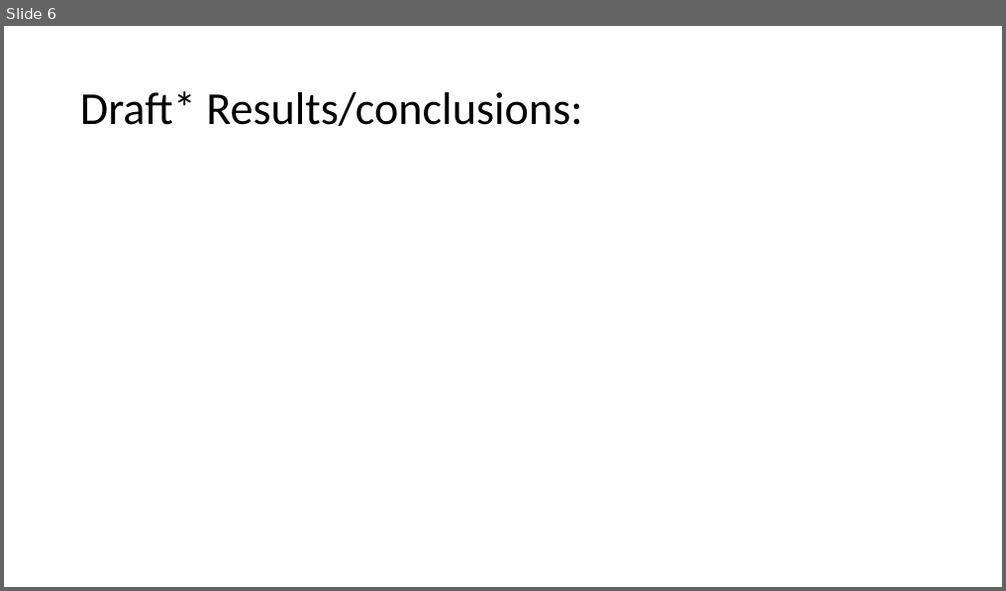
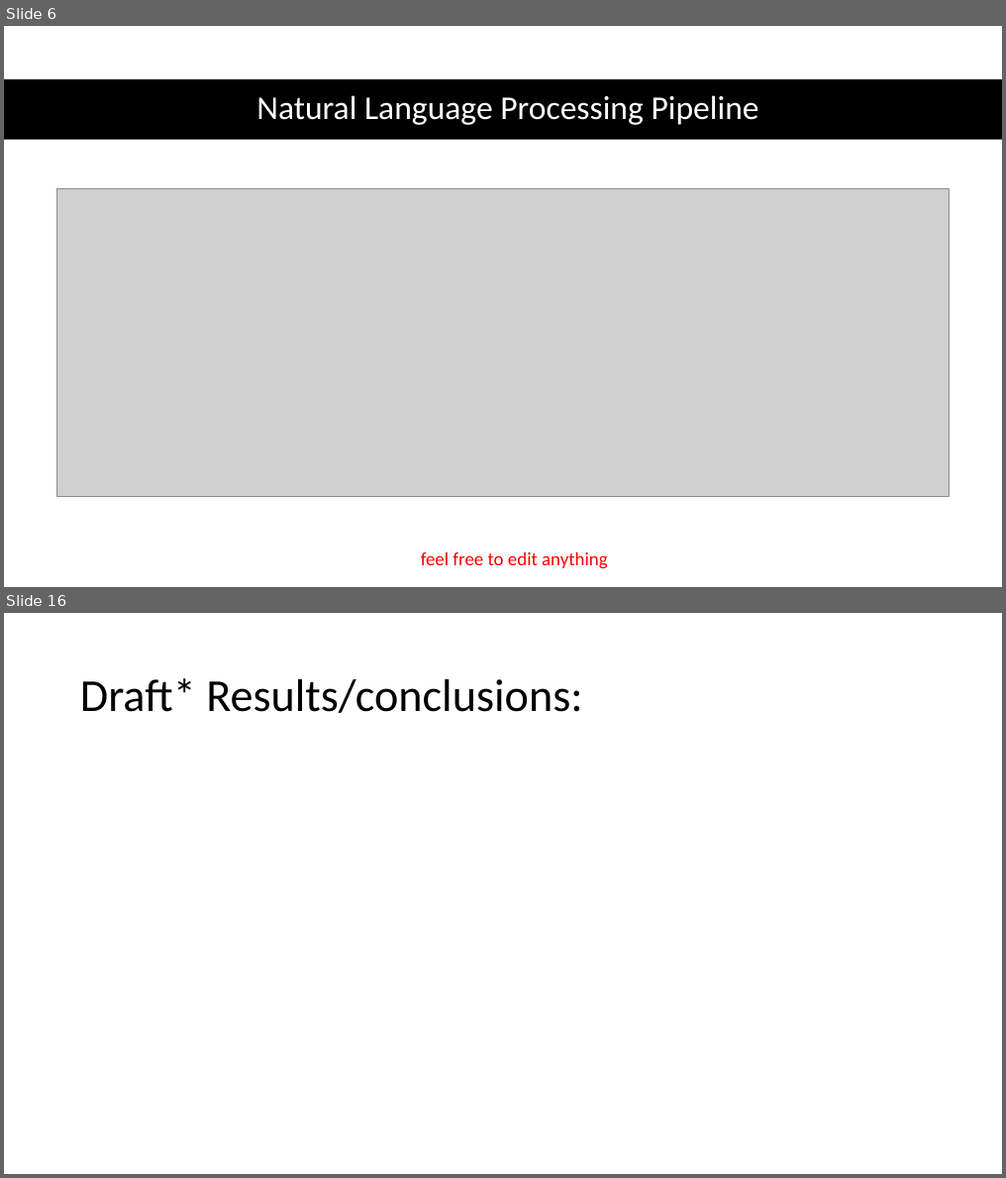
Before and after one commit to christiebarron/aiTextDetector, a slide deck: projectPlanning/project1Presentation.pptx. Shown one above the other, each under a label of ours: slide 6 before the commit, slides 6 and 16 after it; the slides between them are not shown. The pictures are 1006x591 and 1006x1178 pixels, drawn with LibreOffice and Linux fonts; fonts in the diff are those of the drawing; grey boxes stand for pictures. Boxes give left, top, right and bottom in pixels: in the first picture for what was removed or moved away, otherwise in the second. Text is boxed around its words. In the diff, an @@ line names an element or a change of style, - is before the commit and + after.

```diff
--- a/projectPlanning/project1Presentation.pptx
+++ b/projectPlanning/project1Presentation.pptx
@@ slide 6 added at (x1=4, y1=26, x2=1002, y2=587), background #FFFFFF @@
@@ rectangle added at (x1=4, y1=79, x2=1002, y2=140), fill #000000 @@
@@ title added at (x1=256, y1=95, x2=759, y2=125), 32 pt, text #FFFFFF @@
+Natural Language Processing Pipeline
@@ picture added at (x1=56, y1=189, x2=949, y2=497) @@
@@ text added at (x1=421, y1=553, x2=608, y2=570), 18 pt, text #FF0000 @@
+feel free to edit anything
@@ what was slide 6 is now slide 16 @@
```
Also in this commit, not shown: 4 slides changed, 10 other slides added, 1 slide removed, 13 other files.
